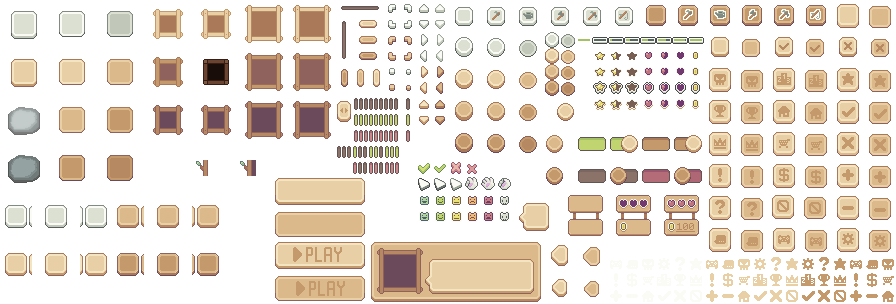
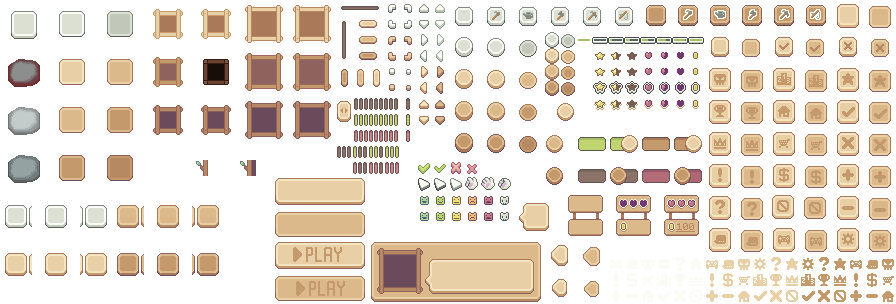
Comparing the layer stacks of the two 896 x 304 images. Changes:
painted on "basic_ui_sprites.png" over [8, 59, 40, 87]
